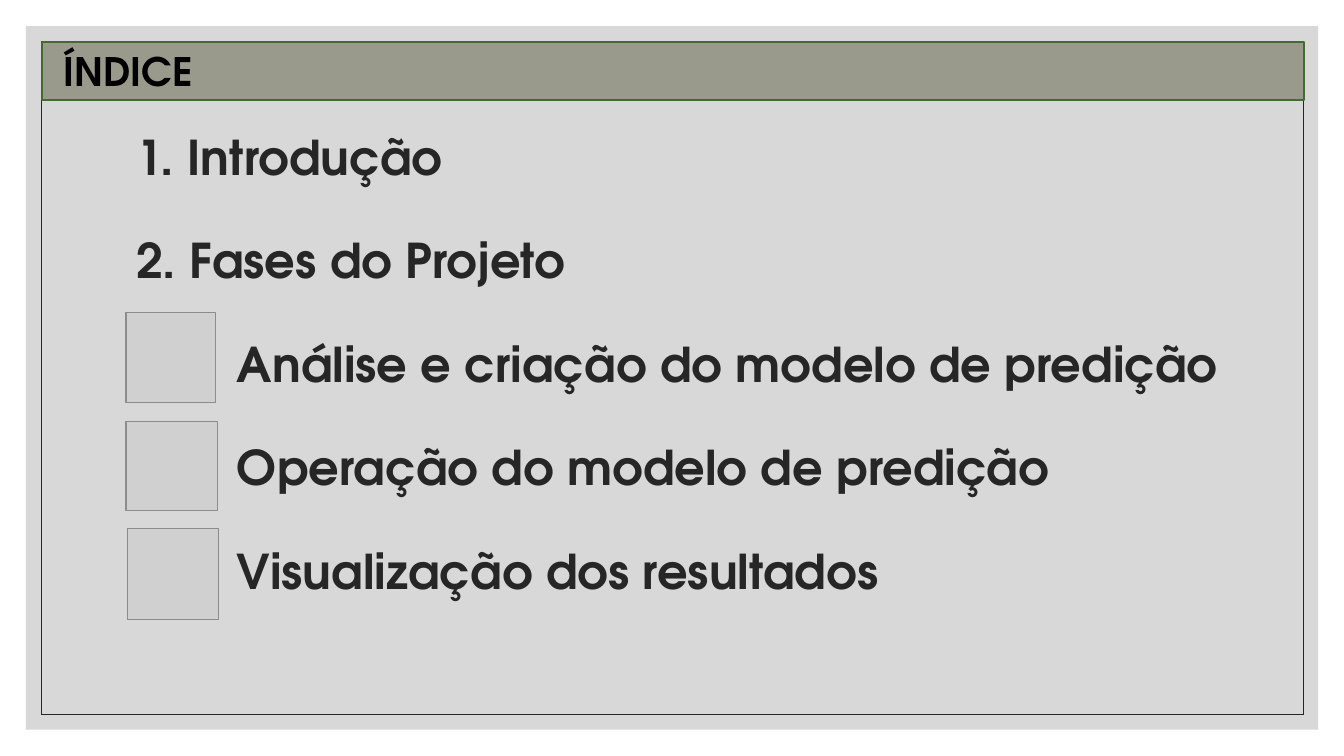
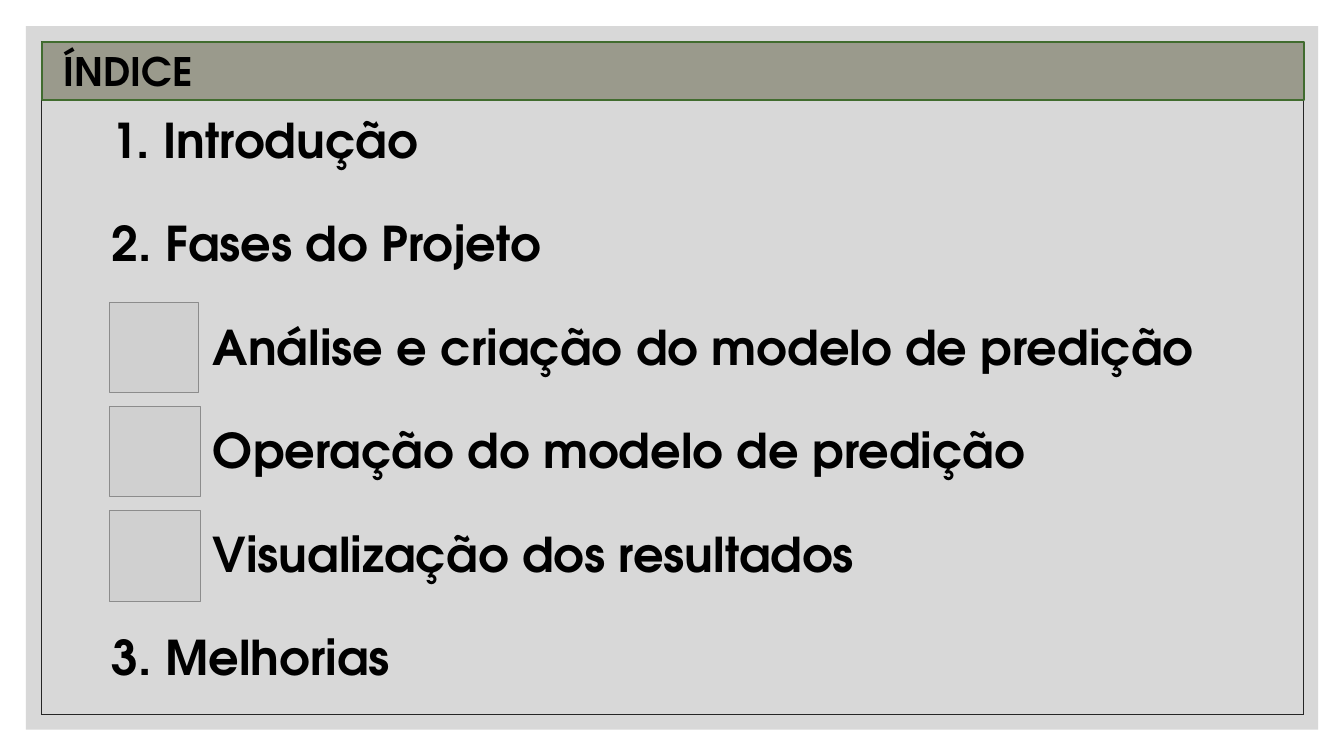
Before and after one commit to tciodaro/mit_data_science, a slide deck: slide 2 of Docs/Project/Projeto AI.pptx. Drawn at 1344x756 pixels with LibreOffice and Linux fonts; fonts in the diff are those of the drawing; grey boxes stand for pictures. Boxes give left, top, right and bottom in pixels: in the first picture for what was removed or moved away, otherwise in the second. Text is boxed around its words. In the diff, an @@ line names an element or a change of style, - is before the commit and + after.

```diff
--- a/Docs/Project/Projeto AI.pptx
+++ b/Docs/Project/Projeto AI.pptx
@@ title at <box>112,121,1194,676</box>: text changed; text colour #262626 to #000000 @@
-1. Introdução
-2. Fases do Projeto
-Análise e criação do modelo de predição
-Operação do modelo de predição
-Visualização dos resultados
+1. Introdução
+2. Fases do Projeto
+Análise e criação do modelo de predição
+Operação do modelo de predição
+Visualização dos resultados
+3. Melhorias
@@ picture: place and size @@
-picture at <box>126,313,216,402</box>
+picture at <box>109,302,199,392</box>
@@ picture: place and size @@
-picture at <box>126,421,217,511</box>
+picture at <box>109,406,200,496</box>
@@ picture: place and size @@
-picture at <box>128,528,219,619</box>
+picture at <box>109,511,200,602</box>
```
Also in this commit, not shown: 7 other slides changed, 2 slides added, 1 slide removed, 13 other files.
